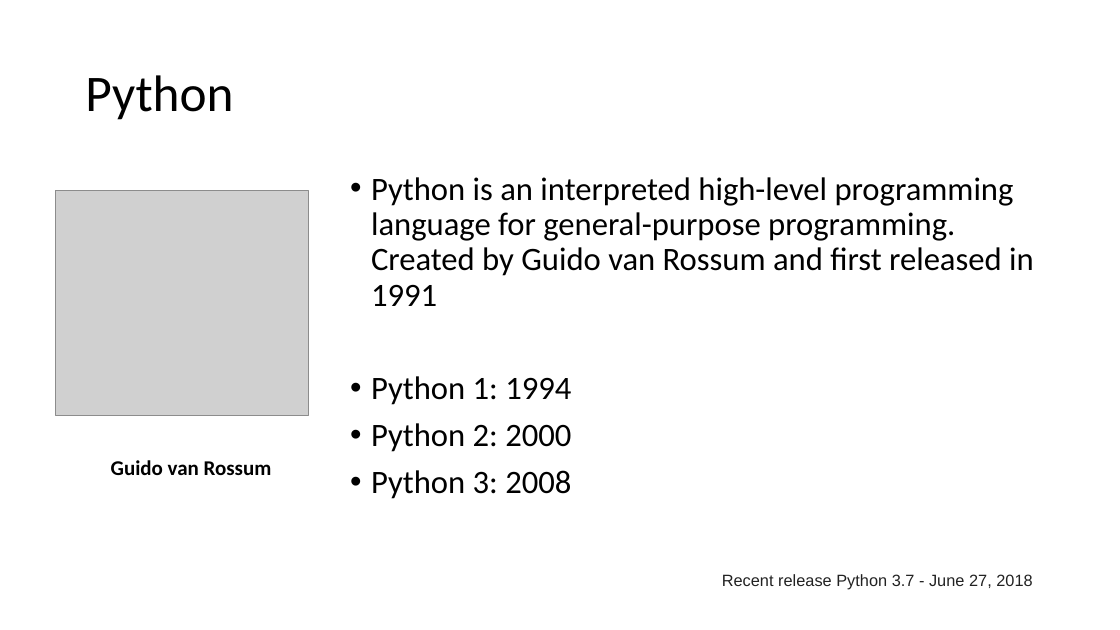
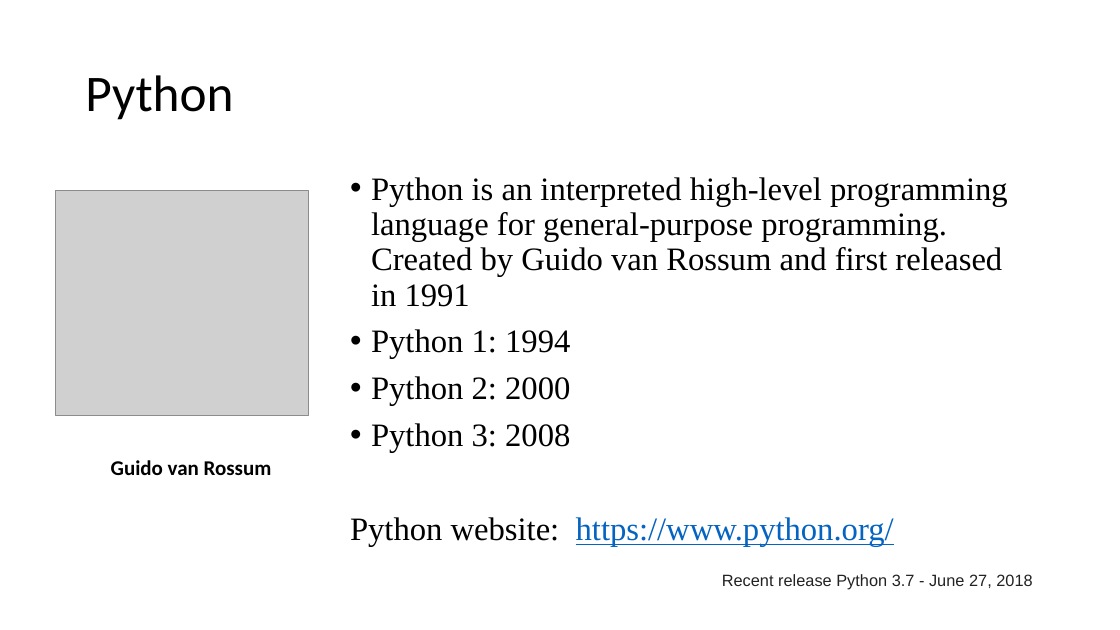
Before and after one commit to ndeshpa/Bootcamp, a slide deck: slide 2 of lecture/Python Programing.pptx. Drawn at 1120x630 pixels with LibreOffice and Linux fonts; fonts in the diff are those of the drawing; grey boxes stand for pictures. Boxes give left, top, right and bottom in pixels: in the first picture for what was removed or moved away, otherwise in the second. Text is boxed around its words. In the diff, an @@ line names an element or a change of style, - is before the commit and + after.

```diff
--- a/lecture/Python Programing.pptx
+++ b/lecture/Python Programing.pptx
@@ text at <box>371,177,1008,453</box>: font Calibri to Times New Roman in "Python is an interpreted high-level programming language ...", "Python 1: 1994", "Python 2: 2000", "Python 3: 2008" @@
@@ text at <box>350,517,894,547</box>: paragraph added @@
+Python website: https://www.python.org/
```
Also in this commit, not shown: 12 other slides changed, 3 slides added, 2 other files.
